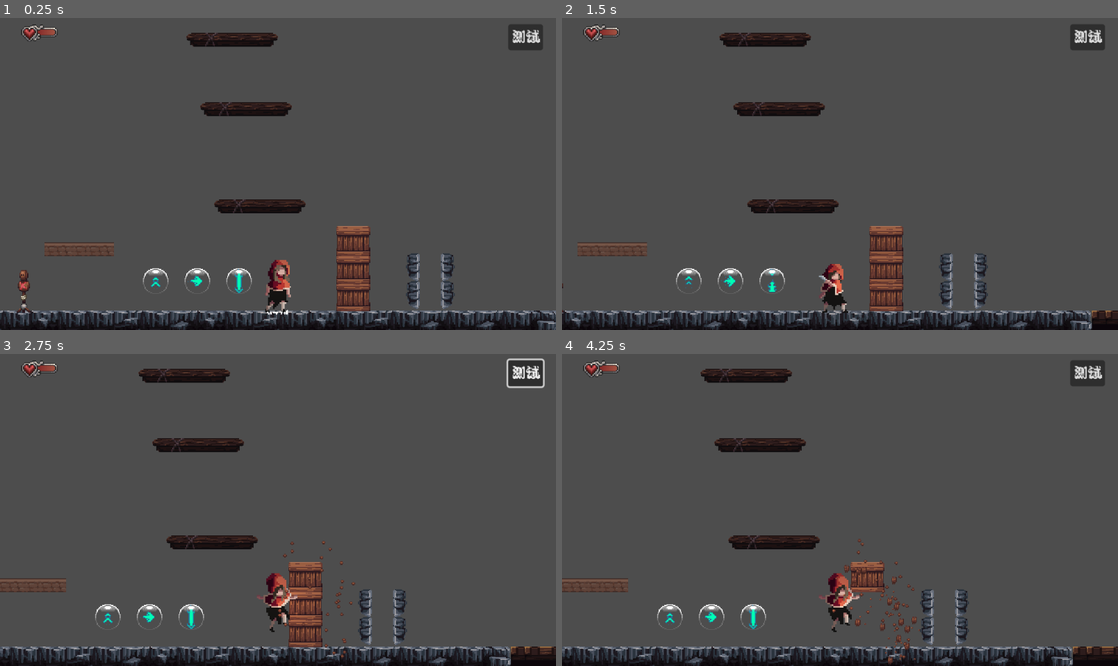
Above: before the commit, frames 1-4 (two rows, left to right).
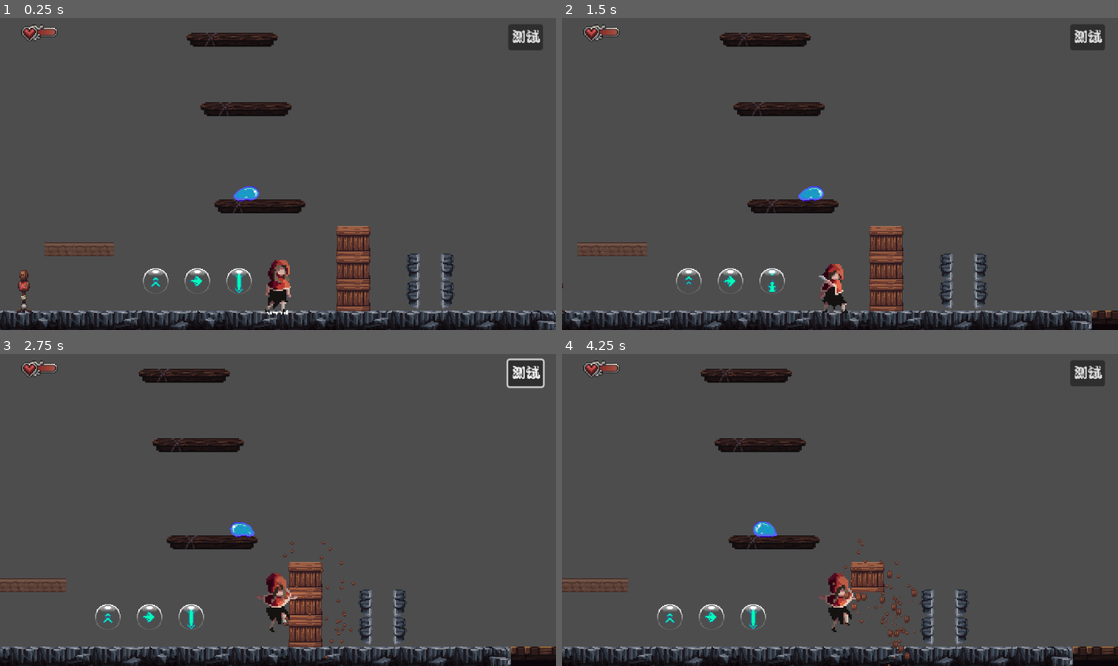
Above: after the commit, the same moments.

Repository: ka1tist/11
Game: Godot game, scene res://levels/00_洞穴/04.tscn
The game is run twice, just before and just after one commit, with the same random seed, the same clock (stepped at 60 frames per second) and the same inputs.
Inputs (mouse positions are in pixels of both pictures, inside the frame that each line leads up to):
- Up to frame 1 (0.25 s): no input
- Up to frame 2 (1.5 s): click "测试" at 0.5 s; tap Enter at 1.25 s; move the mouse to (962, 158) at 1.27 s; hold Right (right) from 1.28 s (still down); hold X (attack) from 1.28 s (still down); click (962, 158) at 1.42 s
- Up to frame 3 (2.75 s): tap Z (jump) at 1.52, 2.27 s; move the mouse to (166, 525) at 2.02 s; release Right (right) at 2.03 s; release X (attack) at 2.03 s; hold Down (down) from 2.03 s (still down); tap S (action) at 2.1 s; tap X (attack) at 2.3 s
- Up to frame 4 (4.25 s): move the mouse to (895, 441) at 2.77 s; release Down (down) at 2.78 s; hold Right (right) 2.78-3.53 s; hold X (attack) 2.78-3.53 s; move the mouse to (812, 572) at 3.52 s; hold Up (up) from 3.53 s (still down); tap C (dash) at 3.6 s; click (812, 572) at 3.67 s; tap Z (jump) at 3.77 s; tap X (attack) at 3.8 s

The runs differ from the first frame. In frame 1, 0.2% of the frame differs, in the area x 42-47%, y 53-59%; in frame 2, 0.2%; in frame 3, 0.4%; in frame 4, 0.9%, in the area x 34-65%, y 53-100%.

Commit message:
简易史莱姆敌人

Diff:
--- /dev/null
+++ b/enemies/scripts/edge_detector.gd
@@ -0,0 +1,30 @@
+class_name EdgeDetector extends RayCast2D
+
+signal edge_detected
+
+
+var colliding : bool = true
+
+
+
+func _ready() -> void:
+	set_collision_mask_value( 1 , true )
+	set_collision_mask_value( 2 , true )
+	pass
+
+
+
+func _physics_process(delta: float) -> void:
+	var _is_colliding : bool = is_colliding()
+	if colliding != _is_colliding:
+		colliding = _is_colliding
+		if not colliding:
+			edge_detected.emit()
+	pass
+
+
+
+func direction_changed( new_dir : float ) -> void:
+	if new_dir < 0 and position.x > 0 or new_dir > 0 and position.x < 0 :
+		position.x *= -1
+	pass
--- /dev/null
+++ b/enemies/slime/slime.gd
@@ -0,0 +1,102 @@
+@icon( "res://general/icons/enemy.svg" )
+class_name Slime extends CharacterBody2D
+
+
+@export var health : float = 3
+@export var move_speed : float = 30
+@export var face_left_on_start : bool = false
+@export var death_sound : AudioStream
+
+var dir : float = 1.0
+var move_tween : Tween
+
+@onready var sprite_2d: Sprite2D = $Sprite2D
+@onready var animation_player: AnimationPlayer = $AnimationPlayer
+@onready var hazard_area: HazardArea = $HazardArea
+@onready var damage_area: DamageArea = $DamageArea
+@onready var edge_detector: EdgeDetector = $EdgeDetector
+
+
+func _ready() -> void:
+	animation_player.play( "walk" )
+	animation_player.animation_finished.connect( _on_animation_finished )
+	edge_detector.edge_detected.connect( _on_edge_detected )
+	change_direction( -1.0 if face_left_on_start else 1.0 )
+	damage_area.damage_taken.connect( _on_damage_taken )
+	pass
+
+
+
+func _physics_process(delta: float) -> void:
+	if is_on_wall():
+		change_direction( -dir )
+	velocity += get_gravity() * delta
+	velocity.x = dir * move_speed
+	move_and_slide()
+	pass
+
+
+
+func change_direction( new_dir : float ) -> void:
+	dir = new_dir
+	edge_detector.direction_changed( dir )
+	if dir < 0 :
+		sprite_2d.flip_h = true
+	elif dir > 0 :
+		sprite_2d.flip_h = false
+	pass
+
+
+
+func _on_edge_detected() -> void:
+	if is_on_floor():
+		change_direction( -dir )
+	pass
+
+
+func _on_damage_taken( attack_area : AttackArea ) -> void:
+	health -= attack_area.damege
+
+
+	knockback( attack_area.global_position )
+
+	if health > 0 :
+		#连续受击时强制从头播放stun：play()在stun已在播放时不会回到第0帧，需seek回起点重新播放
+		animation_player.play( "stun" )
+		animation_player.seek( 0.0 , true )
+	else:
+		animation_player.play( "death" )
+		Audio.play_spatial_sound( death_sound , global_position )
+		damage_area.queue_free()
+		hazard_area.queue_free()
+	pass
+
+func knockback( a_pos : Vector2 ) -> void:
+	var from : float = dir
+	var to : float = dir
+	if a_pos.x < global_position.x:
+		from += 1
+	else:
+		from -= 1
+
+	if move_tween:
+		move_tween.kill()
+
+	dir = from
+
+	if health <= 0:
+		to = 0
+
+	move_tween = create_tween()
+	move_tween.tween_property( self , "dir" , to , 0.3 )
+	pass
+
+
+
+
+func _on_animation_finished( anim_name : String ) -> void:
+	if anim_name == "stun" :
+		animation_player.play( "walk" )
+	else:
+		queue_free()
+	pass
--- /dev/null
+++ b/enemies/slime/slime.tscn
@@ -0,0 +1,140 @@
+[gd_scene format=3 uid="uid://b3oo3pfb6w71r"]
+
+[ext_resource type="Script" uid="uid://c6j3gc0o0lx4u" path="res://enemies/slime/slime.gd" id="1_sv735"]
+[ext_resource type="AudioStream" uid="uid://v7oeimf75nis" path="res://enemies/slime/slime_death.wav" id="2_2ui2u"]
+[ext_resource type="Texture2D" uid="uid://bvskqtpv6cces" path="res://enemies/slime/slime.png" id="2_u2l51"]
+[ext_resource type="Script" uid="uid://lfjis050qg13" path="res://general/scripts/hazard_area.gd" id="3_2ui2u"]
+[ext_resource type="Script" uid="uid://c1unhfbuk57mo" path="res://general/scripts/damage_area.gd" id="4_bkm6f"]
+[ext_resource type="AudioStream" uid="uid://b025xng7cklb8" path="res://enemies/slime/slime_hit.wav" id="5_5ctnu"]
+[ext_resource type="Script" uid="uid://dfawy8jpipodx" path="res://enemies/scripts/edge_detector.gd" id="7_bkm6f"]
+
+[sub_resource type="CapsuleShape2D" id="CapsuleShape2D_i8n5y"]
+radius = 9.0
+height = 28.0
+
+[sub_resource type="Animation" id="Animation_u2l51"]
+length = 0.001
+tracks/0/type = "value"
+tracks/0/imported = false
+tracks/0/enabled = true
+tracks/0/path = NodePath("Sprite2D:frame")
+tracks/0/interp = 1
+tracks/0/loop_wrap = true
+tracks/0/keys = {
+"times": PackedFloat32Array(0),
+"transitions": PackedFloat32Array(1),
+"update": 1,
+"values": [0]
+}
+
+[sub_resource type="Animation" id="Animation_2ui2u"]
+resource_name = "death"
+length = 0.7
+step = 0.1
+tracks/0/type = "value"
+tracks/0/imported = false
+tracks/0/enabled = true
+tracks/0/path = NodePath("Sprite2D:frame")
+tracks/0/interp = 1
+tracks/0/loop_wrap = true
+tracks/0/keys = {
+"times": PackedFloat32Array(0, 0.1, 0.2, 0.3, 0.4, 0.5, 0.6),
+"transitions": PackedFloat32Array(1, 1, 1, 1, 1, 1, 1),
+"update": 1,
+"values": [6, 7, 8, 9, 10, 11, 17]
+}
+
+[sub_resource type="Animation" id="Animation_bkm6f"]
+resource_name = "stun"
+length = 0.5
+step = 0.1
+tracks/0/type = "value"
+tracks/0/imported = false
+tracks/0/enabled = true
+tracks/0/path = NodePath("Sprite2D:frame")
+tracks/0/interp = 1
+tracks/0/loop_wrap = true
+tracks/0/keys = {
+"times": PackedFloat32Array(0, 0.1, 0.2, 0.3, 0.4),
+"transitions": PackedFloat32Array(1, 1, 1, 1, 1),
+"update": 1,
+"values": [12, 13, 14, 15, 16]
+}
+
+[sub_resource type="Animation" id="Animation_5ctnu"]
+resource_name = "walk"
+length = 0.6
+loop_mode = 1
+step = 0.1
+tracks/0/type = "value"
+tracks/0/imported = false
+tracks/0/enabled = true
+tracks/0/path = NodePath("Sprite2D:frame")
+tracks/0/interp = 1
+tracks/0/loop_wrap = true
+tracks/0/keys = {
+"times": PackedFloat32Array(0, 0.1, 0.2, 0.3, 0.4, 0.5),
+"transitions": PackedFloat32Array(1, 1, 1, 1, 1, 1),
+"update": 1,
+"values": [0, 1, 2, 3, 4, 5]
+}
+
+[sub_resource type="AnimationLibrary" id="AnimationLibrary_kag0e"]
+_data = {
+&"RESET": SubResource("Animation_u2l51"),
+&"death": SubResource("Animation_2ui2u"),
+&"stun": SubResource("Animation_bkm6f"),
+&"walk": SubResource("Animation_5ctnu")
+}
+
+[sub_resource type="RectangleShape2D" id="RectangleShape2D_hkdiw"]
+size = Vector2(28, 18)
+
+[node name="Slime" type="CharacterBody2D" unique_id=1862335051]
+collision_layer = 0
+collision_mask = 3
+script = ExtResource("1_sv735")
+death_sound = ExtResource("2_2ui2u")
+
+[node name="Sprite2D" type="Sprite2D" parent="." unique_id=858871969]
+position = Vector2(0, -16)
+texture = ExtResource("2_u2l51")
+hframes = 6
+vframes = 3
+
+[node name="CollisionShape2D" type="CollisionShape2D" parent="." unique_id=1153875947]
+position = Vector2(-1, -9)
+rotation = 1.5707964
+shape = SubResource("CapsuleShape2D_i8n5y")
+
+[node name="AnimationPlayer" type="AnimationPlayer" parent="." unique_id=1269290626]
+libraries/ = SubResource("AnimationLibrary_kag0e")
+
+[node name="HazardArea" type="Area2D" parent="." unique_id=2085496509]
+visible = false
+collision_layer = 0
+collision_mask = 16
+script = ExtResource("3_2ui2u")
+metadata/_custom_type_script = "uid://lfjis050qg13"
+
+[node name="CollisionShape2D" type="CollisionShape2D" parent="HazardArea" unique_id=774967586]
+position = Vector2(-1, -9)
+shape = SubResource("RectangleShape2D_hkdiw")
+
+[node name="DamageArea" type="Area2D" parent="." unique_id=267119051]
+visible = false
+collision_layer = 32
+collision_mask = 0
+script = ExtResource("4_bkm6f")
+audio = ExtResource("5_5ctnu")
+metadata/_custom_type_script = "uid://c1unhfbuk57mo"
+
+[node name="CollisionShape2D" type="CollisionShape2D" parent="DamageArea" unique_id=832188815]
+position = Vector2(-1, -9)
+shape = SubResource("RectangleShape2D_hkdiw")
+
+[node name="EdgeDetector" type="RayCast2D" parent="." unique_id=1728069560]
+position = Vector2(7, 0)
+target_position = Vector2(0, 8)
+script = ExtResource("7_bkm6f")
+metadata/_custom_type_script = "uid://dfawy8jpipodx"
--- /dev/null
+++ b/general/icons/enemy.svg
@@ -0,0 +1,17 @@
+<?xml version="1.0" encoding="UTF-8" standalone="no"?>
+<!DOCTYPE svg PUBLIC "-//W3C//DTD SVG 1.1//EN" "http://www.w3.org/Graphics/SVG/1.1/DTD/svg11.dtd">
+<svg width="100%" height="100%" viewBox="0 0 16 16" version="1.1" xmlns="http://www.w3.org/2000/svg" xmlns:xlink="http://www.w3.org/1999/xlink" xml:space="preserve" xmlns:serif="http://www.serif.com/" style="fill-rule:evenodd;clip-rule:evenodd;stroke-linejoin:round;stroke-miterlimit:2;">
+    <g transform="matrix(1,0,0,1,-121,0)">
+        <g id="enemy" transform="matrix(1,0,0,1,121,0)">
+            <rect x="0" y="0" width="16" height="16" style="fill:none;"/>
+            <clipPath id="_clip1">
+                <rect x="0" y="0" width="16" height="16"/>
+            </clipPath>
+            <g clip-path="url(#_clip1)">
+                <g transform="matrix(1,0,0,0.916667,-121,1.166667)">
+                    <path d="M123.292,3.654C123.744,2.674 124.676,2 125.75,2L132.25,2C133.324,2 134.256,2.674 134.708,3.654C135.283,3.13 135,0.033 135,-1.273C139,4.182 135,8.545 135,8.545L135,11C135,12.562 133.904,13.846 132.506,13.987L131.5,16.182L130.5,14L127.5,14L126.5,16.182L125.494,13.987C124.096,13.846 123,12.562 123,11L123,8.545C123,8.545 119,4.182 123,-1.273C123,0.033 122.717,3.13 123.292,3.654ZM130.068,9.675C130.283,10.548 131.321,11.003 132.388,10.691C133.455,10.379 134.146,9.418 133.932,8.545L130.068,9.675ZM124.068,8.545C123.854,9.418 124.545,10.379 125.612,10.691C126.679,11.003 127.717,10.548 127.932,9.675L124.068,8.545Z" style="fill:rgb(255,80,95);"/>
+                </g>
+            </g>
+        </g>
+    </g>
+</svg>
--- a/levels/00_洞穴/04.tscn
+++ b/levels/00_洞穴/04.tscn
@@ -13,6 +13,7 @@
 [ext_resource type="PackedScene" uid="uid://dn0vhjucvyhi6" path="res://levels/props/text_dummy/SpikeDummy.tscn" id="10_4ew43"]
 [ext_resource type="PackedScene" uid="uid://cn77rh2w1lb5n" path="res://levels/props/隐藏左.tscn" id="12_15s8f"]
 [ext_resource type="PackedScene" uid="uid://dl6k0m21la3wx" path="res://general/ability_pickup/ability_pickup.tscn" id="13_vry50"]
+[ext_resource type="PackedScene" uid="uid://b3oo3pfb6w71r" path="res://enemies/slime/slime.tscn" id="14_x2wf1"]
 
 [node name="04" type="Node2D" unique_id=49539005]
 
@@ -97,3 +98,6 @@
 [node name="AbilityPickup3" parent="." unique_id=94000343 instance=ExtResource("13_vry50")]
 position = Vector2(32, 302)
 type = 1
+
+[node name="Slime" parent="." unique_id=1862335051 instance=ExtResource("14_x2wf1")]
+position = Vector2(128, 208)
--- a/player/player.tscn
+++ b/player/player.tscn
@@ -388,8 +388,9 @@
 fill_from = Vector2(0.5, 0.5)
 metadata/_snap_enabled = true
 
-[sub_resource type="RectangleShape2D" id="RectangleShape2D_ebec5"]
-size = Vector2(56.000057, 56)
+[sub_resource type="CapsuleShape2D" id="CapsuleShape2D_bkm6f"]
+radius = 27.0
+height = 82.00009
 
 [sub_resource type="RectangleShape2D" id="RectangleShape2D_knn7v"]
 size = Vector2(67.00008, 78)
@@ -556,7 +557,6 @@
 
 [node name="AttackArea" type="Area2D" parent="." unique_id=2079898119]
 unique_name_in_owner = true
-visible = false
 position = Vector2(0, -32)
 collision_layer = 0
 collision_mask = 96
@@ -564,8 +564,9 @@
 metadata/_custom_type_script = "uid://bg12sd4evf6j7"
 
 [node name="CollisionShape2D" type="CollisionShape2D" parent="AttackArea" unique_id=42164731]
-position = Vector2(-23.000023, 0)
-shape = SubResource("RectangleShape2D_ebec5")
+position = Vector2(-11.000011, 1)
+rotation = -1.5707964
+shape = SubResource("CapsuleShape2D_bkm6f")
 debug_color = Color(0.70196074, 0, 0, 0.41960785)
 
 [node name="GroundSlamAttackArea" type="Area2D" parent="." unique_id=1304086685]
Not shown, added: enemies/scripts/edge_detector.gd.uid
Not shown, added: enemies/slime/slime.gd.uid
Binary file added: enemies/slime/slime.png
Not shown, added: enemies/slime/slime.png.import
Not shown, added: enemies/slime/slime_death.wav.import
Not shown, added: enemies/slime/slime_hit.wav.import
Not shown, added: general/icons/enemy.svg.import
Not shown, added: enemies/slime/slime_death.wav
Not shown, added: enemies/slime/slime_hit.wav
